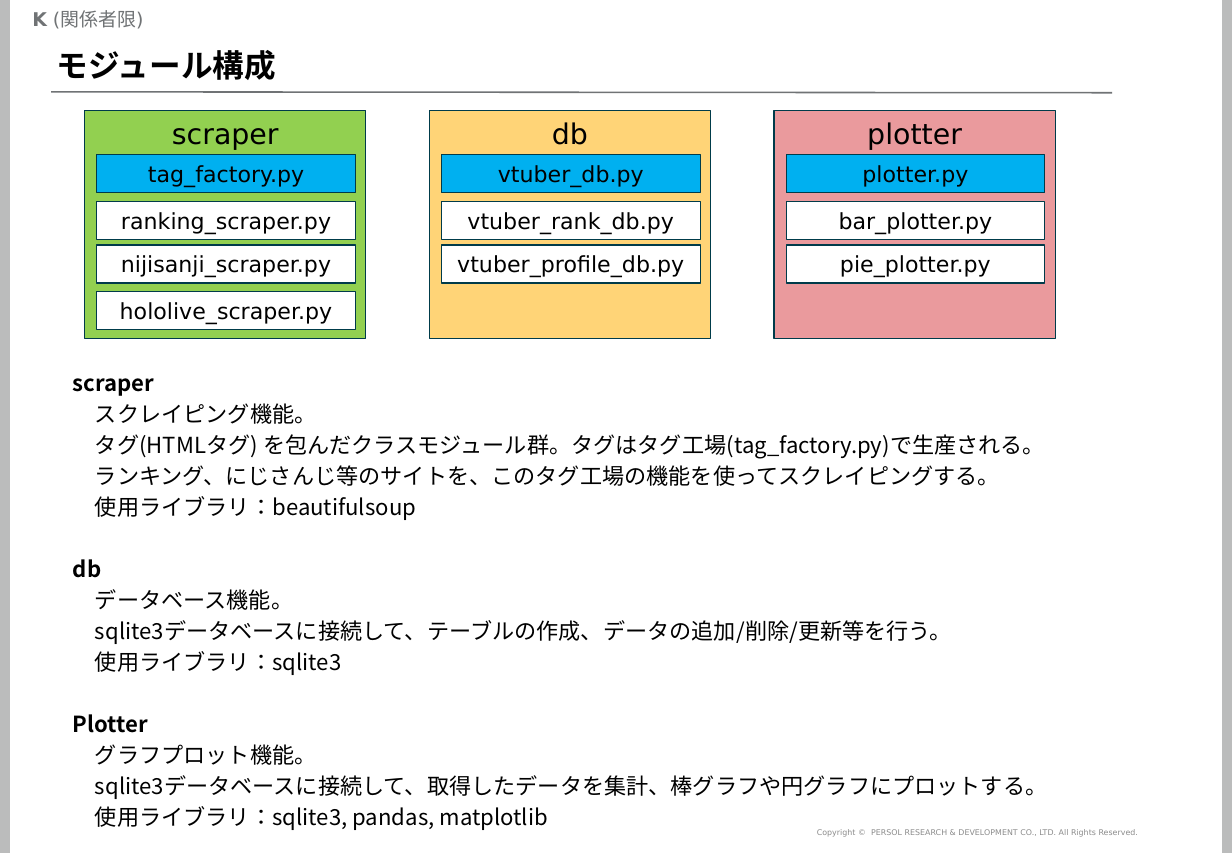
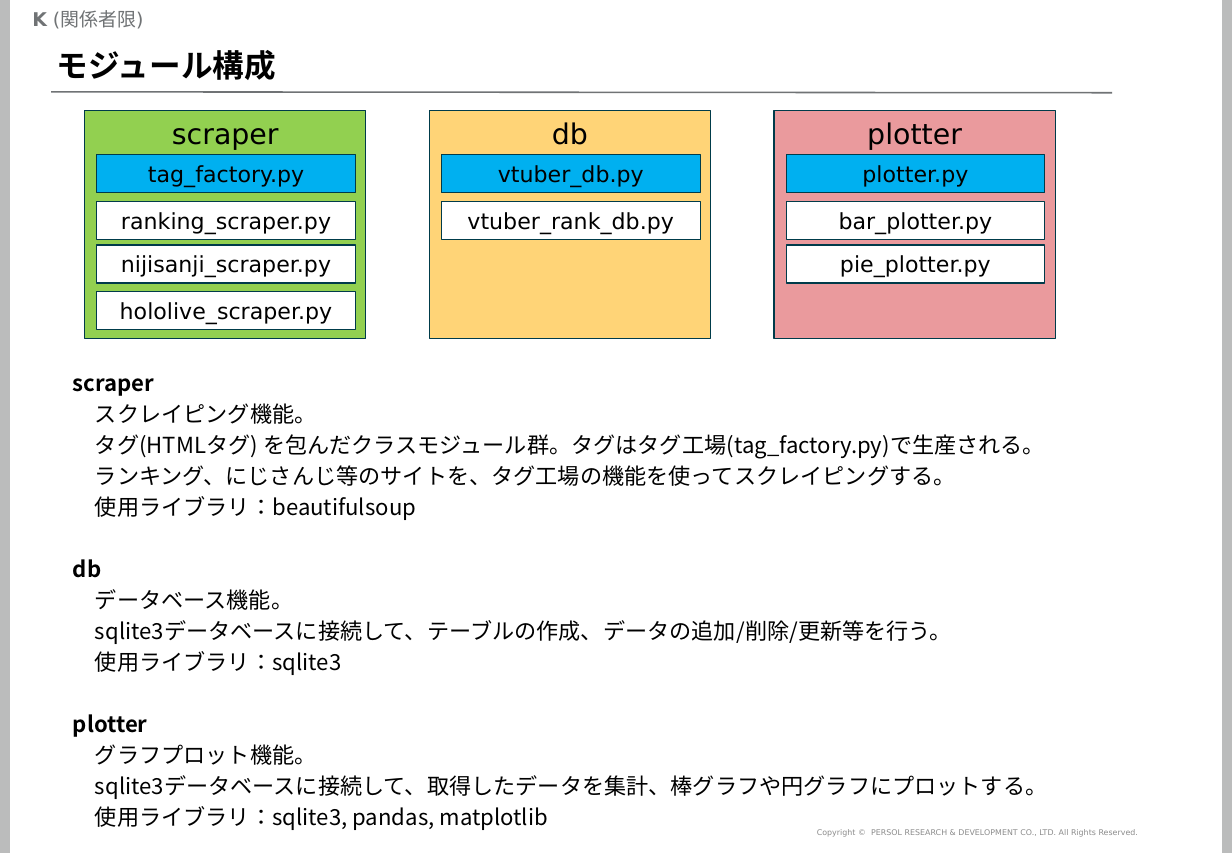
Before and after one commit to mogrodown/python_session, a slide deck: slide 5 of doc/python中級講座_2020.pptx. Drawn at 1232x853 pixels with LibreOffice and Linux fonts; fonts in the diff are those of the drawing; background and template pictures are left out. Boxes give left, top, right and bottom in pixels: in the first picture for what was removed or moved away, otherwise in the second. Text is boxed around its words. In the diff, an @@ line names an element or a change of style, - is before the commit and + after.

```diff
--- a/doc/python中級講座_2020.pptx
+++ b/doc/python中級講座_2020.pptx
@@ rectangle removed at [441, 245, 701, 282] @@
-vtuber_profile_db.py
@@ text at [95, 465, 956, 486]: text changed @@
-ランキング、にじさんじ等のサイトを、このタグ工場の機能を使ってスクレイピングする。
+ランキング、にじさんじ等のサイトを、タグ工場の機能を使ってスクレイピングする。
@@ text at [73, 714, 148, 737]: text changed @@
-Plotter
+plotter
```
Also in this commit, not shown: 10 other slides changed, 1 slide added, 1 slide removed, 2 other files.
